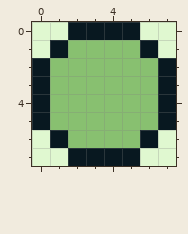
Pixel-art file, stored at aseprite/ball.aseprite. Above is the file before it was changed.
8x8 pixels, 1 frame.
After the commit:
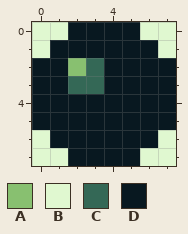
Palette (. is transparent): A #88c070  B #e0f8d0  C #346856  D #081820
From old to new:
@@ x 0..7 @@
 0 BBDDDDBB
-1 BDAAAADB
-2 DAAAAAAD
-3 DAAAAAAD
-4 DAAAAAAD
-5 DAAAAAAD
-6 BDAAAADB
+1 BDDDDDDB
+2 DDACDDDD
+3 DDCCDDDD
+4 DDDDDDDD
+5 DDDDDDDD
+6 BDDDDDDB
 7 BBDDDDBB
